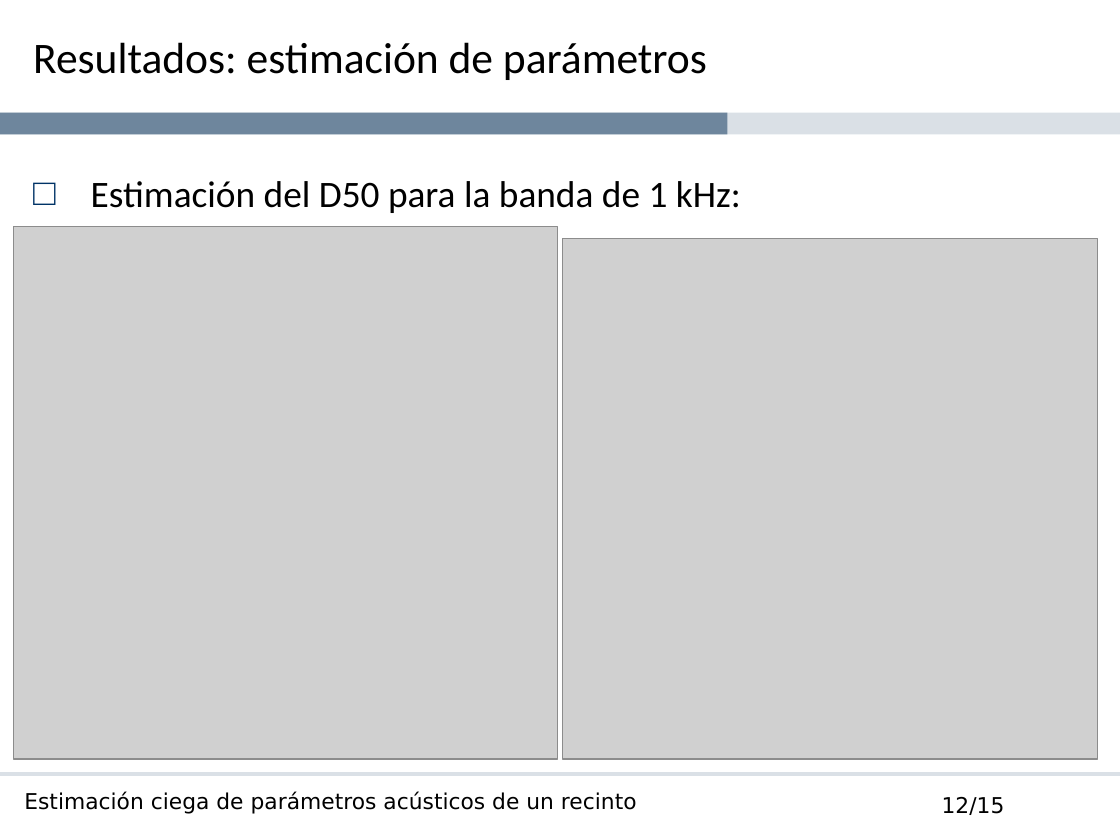
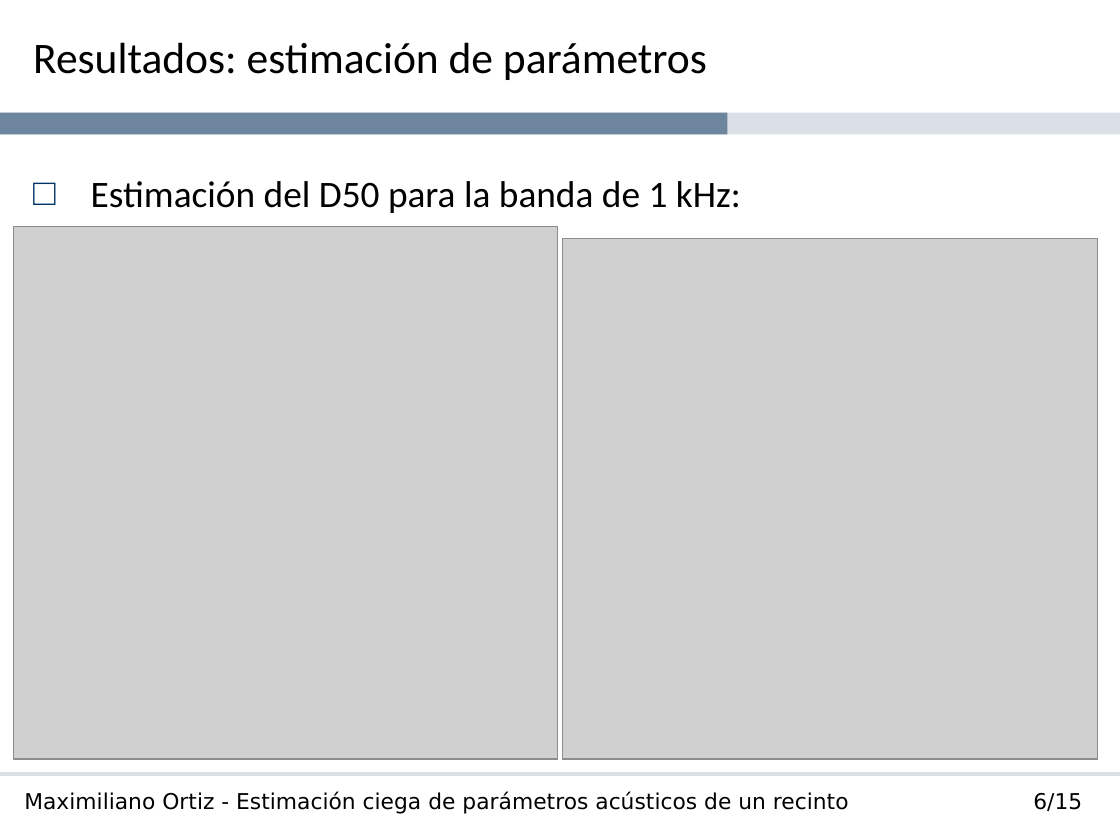
Before and after one commit to maxiaortiz22/thesis-report, a slide deck: slide 13 of Estimación ciega de parámetros acústicos de un recinto - Ortiz.pptx (slide 12 before the commit). Drawn at 1120x840 pixels with LibreOffice and Linux fonts; fonts in the diff are those of the drawing; grey boxes stand for pictures; background and template pictures are left out. Boxes give left, top, right and bottom in pixels: in the first picture for what was removed or moved away, otherwise in the second. Text is boxed around its words. In the diff, an @@ line names an element or a change of style, - is before the commit and + after.

```diff
--- a/Estimación ciega de parámetros acústicos de un recinto - Ortiz.pptx
+++ b/Estimación ciega de parámetros acústicos de un recinto - Ortiz.pptx
@@ rectangle "Maximiliano Ortiz - Estimación ciega ...": place and size @@
-rectangle "Maximiliano Ortiz - Estimación ciega ..." at [13, 782, 666, 829]
+rectangle "Maximiliano Ortiz - Estimación ciega ..." at [13, 782, 887, 829]
@@ text in rectangle at [24, 791, 849, 814]: text changed @@
-Estimación ciega de parámetros acústicos de un recinto
+Maximiliano Ortiz - Estimación ciega de parámetros acústicos de un recinto
@@ rectangle "6/15": place and size @@
-rectangle "6/15" at [931, 786, 1072, 825]
+rectangle "6/15" at [886, 782, 1093, 829]
@@ page number at [982, 793, 1072, 811]: text changed @@
-12 / TotNum
+13 / TotNum
@@ text in rectangle at [1033, 793, 1082, 811]: text changed @@
-12/15
+6/15
```
Also in this commit, not shown: 13 other slides changed, 1 slide added, 51 other files.
